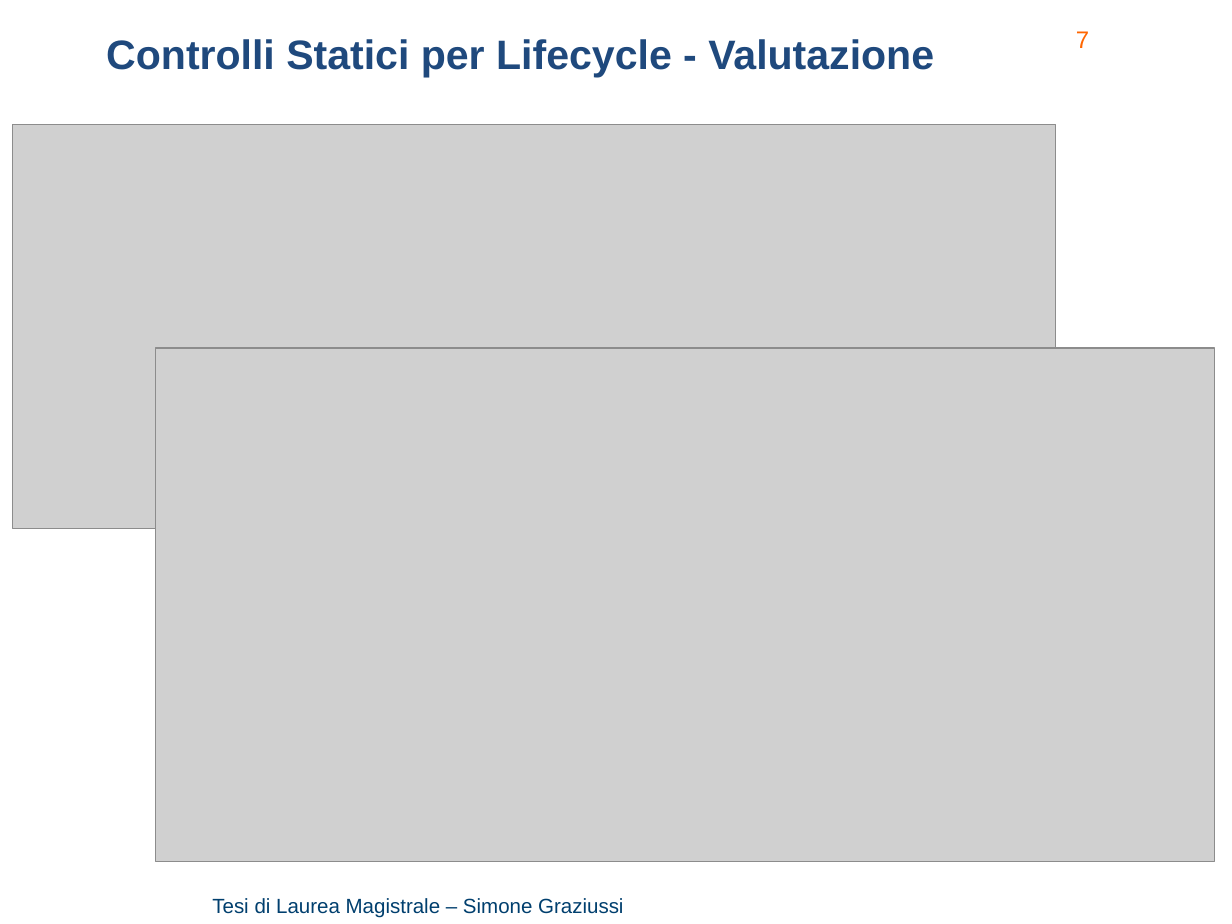
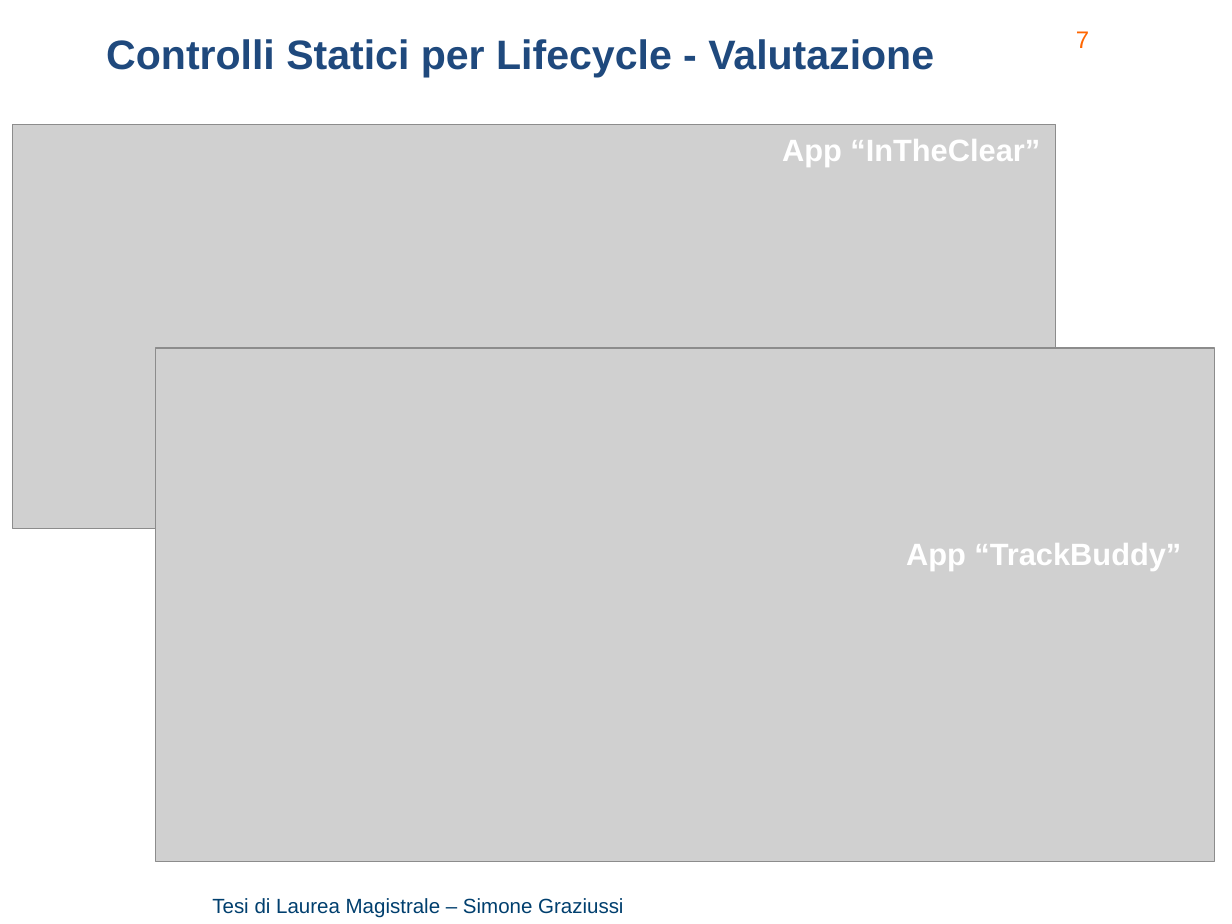
Before and after one commit to Simone3/Thesis, a slide deck: slide 7 of Presentation/Presentation.pptx. Drawn at 1232x924 pixels with LibreOffice and Linux fonts; fonts in the diff are those of the drawing; grey boxes stand for pictures; background and template pictures are left out. Boxes give left, top, right and bottom in pixels: in the first picture for what was removed or moved away, otherwise in the second. Text is boxed around its words. In the diff, an @@ line names an element or a change of style, - is before the commit and + after.

```diff
--- a/Presentation/Presentation.pptx
+++ b/Presentation/Presentation.pptx
@@ text added at (782, 139, 1040, 166), 18 pt, text #FFFFFF, bold @@
+App “InTheClear”
@@ text added at (906, 543, 1181, 571), 18 pt, text #FFFFFF, bold @@
+App “TrackBuddy”
```
Also in this commit, not shown: 12 other slides changed, 1 other file.
